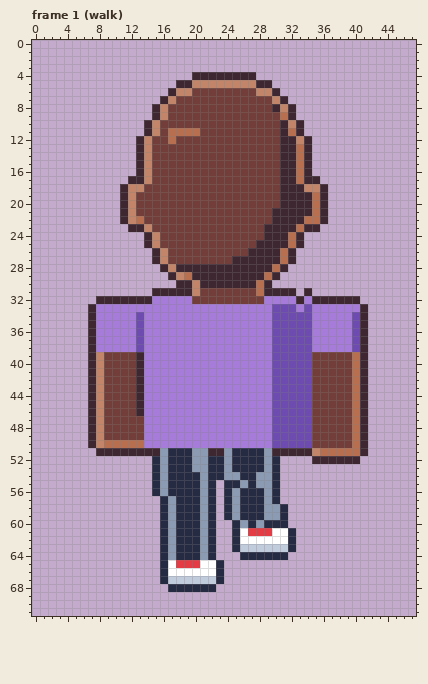
A pixel-art file gets an edit: art/road/walker-mr-b.aseprite. That is the earlier state.
48x72 pixels, 28 frames. Shown: frame 1 (walk). The commit also changed other frames, which this record leaves out.
Now the later version:
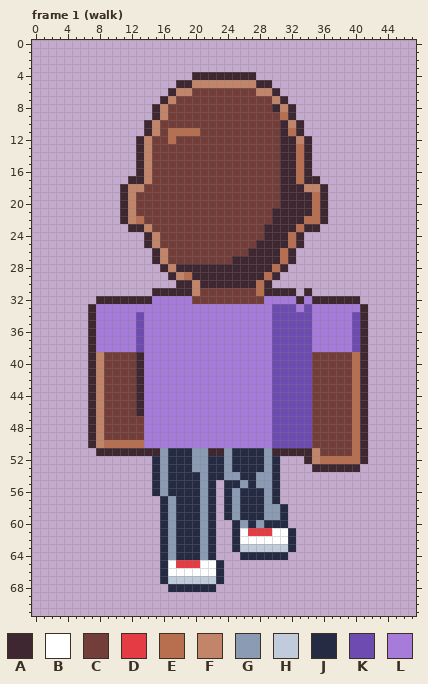
Palette (. is transparent): A #3e2731  B #ffffff  C #733e39  D #e43b44  E #b86f50  F #c28569  G #8b9bb4  H #c0cbdc  J #262b44  K #6d4bb0  L #a77bd9
The exact change:
--- frame 1 (walk)
@@ x 32..43 @@
 50 KKKCCCCCEA..
-51 AAAFEEEEEA..
-52 ...AAAAAA...
-53 ............
+51 AAAFCCCCEA..
+52 ..AFEEEEEA..
+53 ...AAAAAA...
 54 ............
Pixel boxes of the changes (left, top, right, bottom) in both pictures:
changed: (304, 448, 368, 472)
